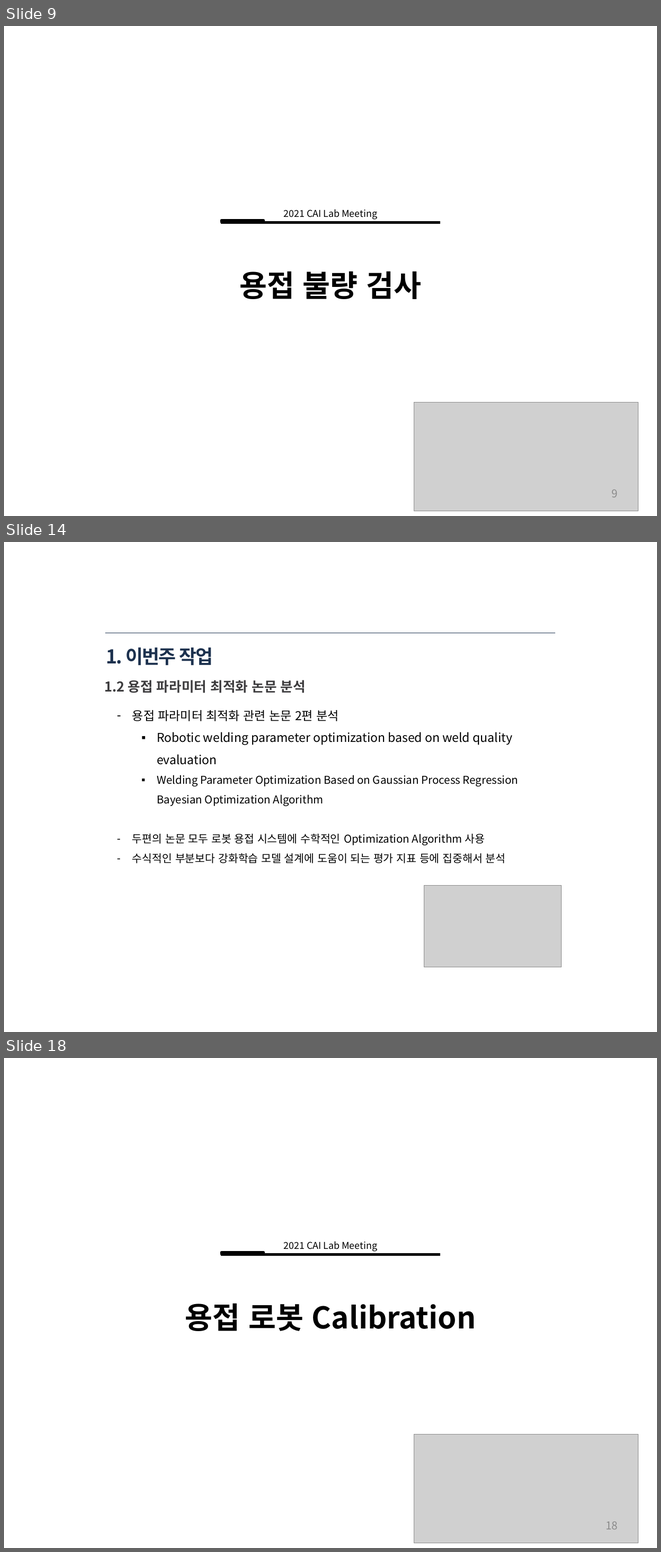
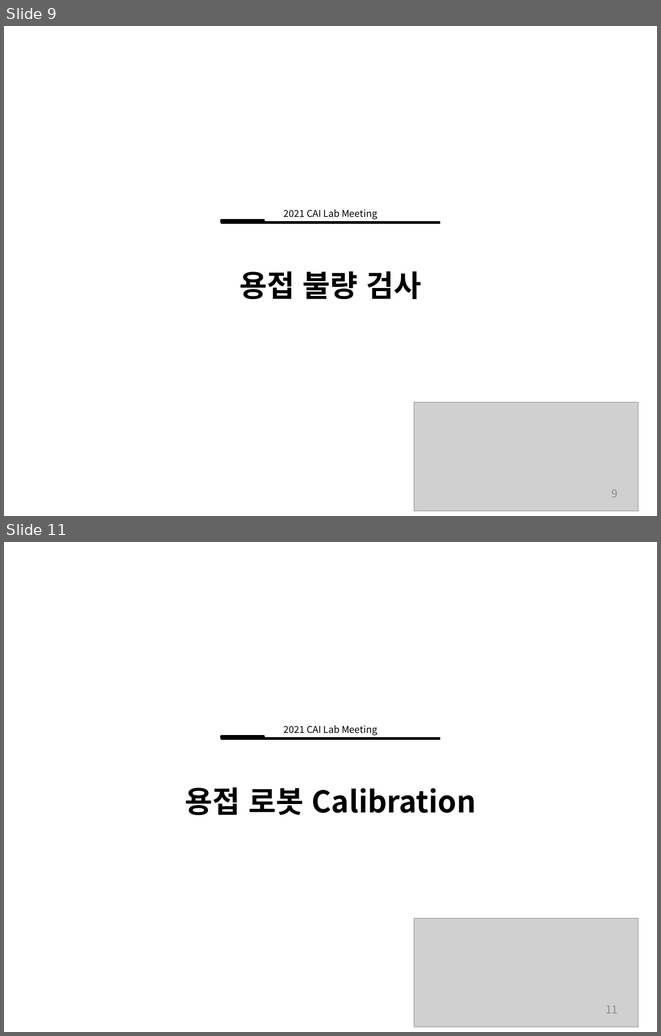
Before and after one commit to ssh6189/2021.11.06, a slide deck: 2021년 11월 6일 용접자동화로봇.pptx. Shown one above the other, each under a label of ours: slides 9, 14 and 18 before the commit, slides 9 and 11 after it; the slides between them are not shown. The pictures are 661x1552 and 661x1036 pixels, drawn with LibreOffice and Linux fonts; fonts in the diff are those of the drawing; grey boxes stand for pictures. Boxes give left, top, right and bottom in pixels: in the first picture for what was removed or moved away, otherwise in the second. Text is boxed around its words. In the diff, an @@ line names an element or a change of style, - is before the commit and + after.

```diff
--- a/2021년 11월 6일 용접자동화로봇.pptx
+++ b/2021년 11월 6일 용접자동화로봇.pptx
@@ slide 14 removed at [4, 542, 657, 1032], background #FFFFFF @@
@@ line removed from (105, 633) to (555, 633) @@
@@ title removed at [106, 647, 213, 665] @@
-1. 이번주 작업
@@ text removed at [104, 680, 306, 693] @@
-1.2 용접 파라미터 최적화 논문 분석
@@ text removed at [132, 710, 518, 863] @@
-– 용접 파라미터 최적화 관련 논문 2편 분석
-  ▪ Robotic welding parameter optimization based on weld quality evaluation
-  ▪ Welding Parameter Optimization Based on Gaussian Process Regression Bayesian Optimization Algorithm
-– 두편의 논문 모두 로봇 용접 시스템에 수학적인 Optimization Algorithm 사용
-– 수식적인 부분보다 강화학습 모델 설계에 도움이 되는 평가 지표 등에 집중해서 분석
@@ picture removed at [424, 885, 561, 967] @@
@@ what was slide 18 is now slide 11 @@
@@ page number at [606, 1005, 618, 1013]: text changed @@
-18
+11
```
Also in this commit, not shown: 3 slides changed, 1 slide added, 7 other slides removed.
